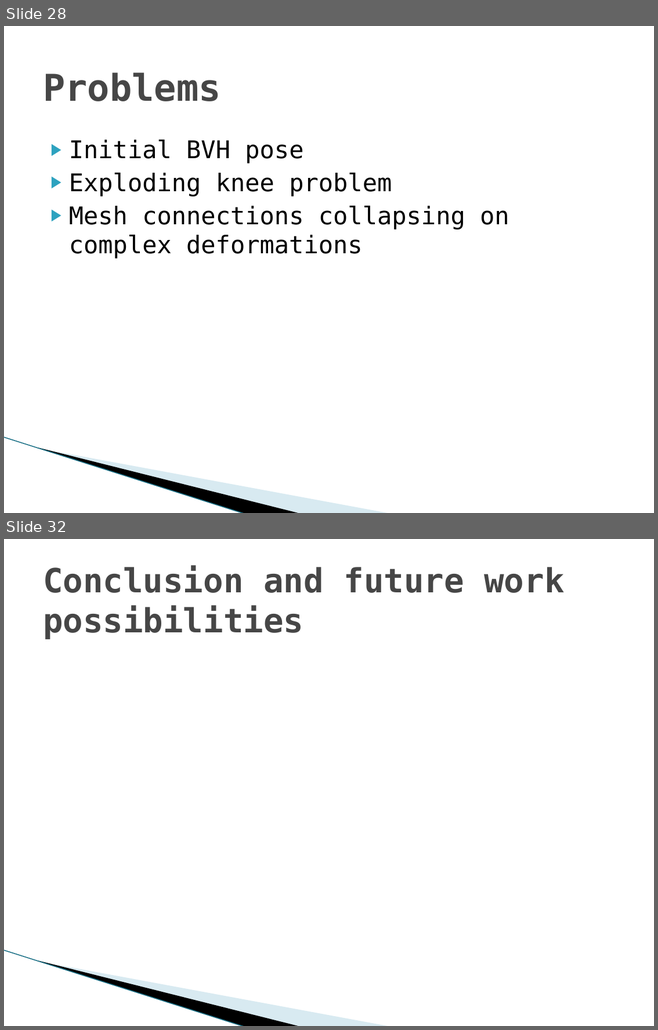
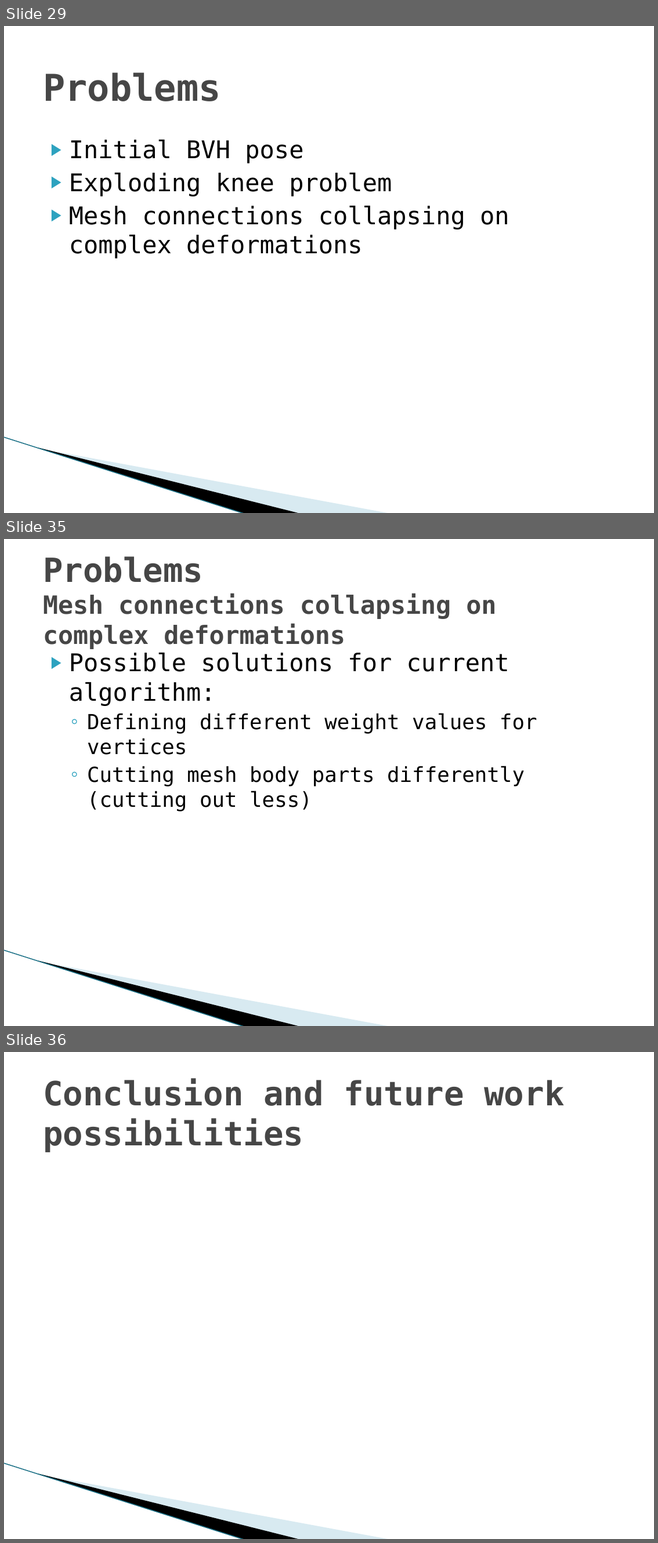
Before and after one commit to hobama/cvg01, a slide deck: docs/Presentation/Presentation.pptx. Shown one above the other, each under a label of ours: slides 28 and 32 before the commit, slides 29, 35 and 36 after it; the slides between them are not shown. The pictures are 658x1030 and 658x1543 pixels, drawn with LibreOffice and Linux fonts; fonts in the diff are those of the drawing; background and template pictures are left out. Boxes give left, top, right and bottom in pixels: in the first picture for what was removed or moved away, otherwise in the second. Text is boxed around its words. In the diff, an @@ line names an element or a change of style, - is before the commit and + after.

```diff
--- a/docs/Presentation/Presentation.pptx
+++ b/docs/Presentation/Presentation.pptx
@@ slide 35 added at <box>4,539,654,1026</box>, background #FFFFFF; not listed: 3 template elements that a slide beside it also shows @@
@@ title added at <box>43,556,496,649</box>, 27.9 pt, text #464646, bold @@
+Problems
+Mesh connections collapsing on complex deformations
@@ text added at <box>69,653,537,812</box>, 23 pt, text #000000 @@
+▶ Possible solutions for current algorithm:
+  ◦ Defining different weight values for vertices
+  ◦ Cutting mesh body parts differently (cutting out less)
@@ what was slide 28 is now slide 29 @@
@@ what was slide 32 is now slide 36 @@
```
Also in this commit, not shown: 7 slides changed, 3 other slides added.
